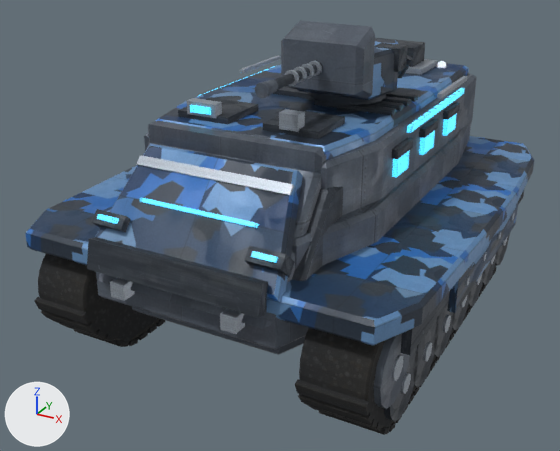
A saved change to the glTF model public/assets/units/drover-apc.glb.
The view is the same before and after, from a 50 mm camera at (3.86, -7.77, 4.69) aimed at (-0.18, -0.42, 1.02). Every picture has the same lights, and +X, +Y and +Z are marked at lower left. The first picture is the older version. Where no turn or scale is listed for an object, it has been applied to the vertices. Vertices at exactly the same position are counted once.

Script lines for the objects in view, before the commit:
```python
ob_bow_glow = bpy.data.objects.new('bow_glow', me_mesh_5)
ob_bow_glow.location = (0.0, -2.33, 1.91)
ob_road_wheel_0 = bpy.data.objects.new('road_wheel_0', me_mesh_1)
ob_road_wheel_0.location = (1.89, 1.86, 0.4)
ob_track_belt = bpy.data.objects.new('track_belt', me_mesh_0)
ob_track_belt.location = (1.56, 0.0, 0.0)
ob_track_guard = bpy.data.objects.new('track_guard', me_mesh_4)
ob_track_guard.location = (1.56, 0.0, 1.26)
# also in view: 'rear_drive' at (0.0, -0.07, 1.88); 'wheel_hub_0' at (0.0, 0.0, 1.7)
```
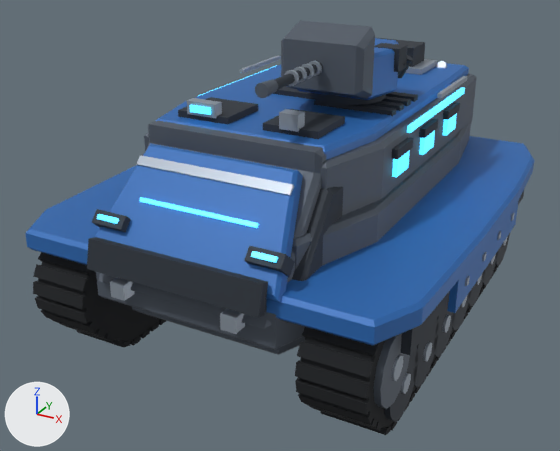
Edits to the bpy script that builds the scene:
```text
Change mat_teamcamo:
    remove # nodes: BsdfPrincipled, Mapping x2, Math, OutputMaterial, SeparateColor, TexImage x2, UVMap x2
    remove # uses the picture img_image_5
    remove # uses the picture img_image_6
    nodes: BsdfPrincipled, OutputMaterial
    colours: blue #2b6bb5
Change me_mesh_0:
    used by ob_track_belt; location = (1.56, 0.0, 0.0)
    remove me_mesh_0.from_pydata(...)  # 1216 vertices, 1928 faces; spans x -3.46..0.34, y -2.69..2.7, z -0.11..1.3
    add me_mesh_0.from_pydata(...)  # 1272 vertices, 1984 faces; spans x -3.46..0.34, y -2.69..2.7, z -0.1..1.3
    me_mesh_0 part 1: the loose piece of 8 vertices spanning x -0.34..0.34, y -2.69..-2.59, z 0.53..0.68 is turned -10.8 degrees about the x axis through its middle, then moved by (0.0, 0.0, 0.01)
    me_mesh_0 part 2: the loose piece of 8 vertices spanning x -3.46..-2.78, y -2.69..-2.59, z 0.53..0.68 is rebuilt with 8 vertices and now spans x -3.46..-2.78, y -2.68..-2.6, z 0.55..0.69
    me_mesh_0 part 3: 4 vertices moved within x -3.46..-2.78, y -2.52..-2.51, z 0.34..0.41; 222 vertices removed from x -3.46..-2.78, y -2.64..2.7, z -0.11..1.25; 250 vertices added at x -3.46..-2.78, y -2.69..2.7, z -0.1..1.29
    me_mesh_0 part 4: 4 vertices moved within x -0.34..0.34, y -2.52..-2.51, z 0.34..0.41; 222 vertices removed from x -0.34..0.34, y -2.64..2.7, z -0.11..1.25; 242 vertices added at x -0.34..0.34, y -2.63..2.7, z -0.1..1.29
    other edits to the shape of me_mesh_0 do not show in these pictures
Change me_mesh_4:
    where me_mesh_4.from_pydata(...)  # 160 vertices, 288 faces; spans x -3.78..0.66, y -2.7..2.76, z -0.46..1.86
    used by ob_track_guard; location = (1.56, 0.0, 1.26)
    me_mesh_4 part 5: texture (UV) coordinates changed
Change me_mesh_5:
    where me_mesh_5.from_pydata(...)  # 152 vertices, 228 faces; spans x -1.32..1.32, y -0.29..5.14, z -0.87..1.17
    used by ob_bow_glow; location = (0.0, -2.33, 1.91)
    me_mesh_5 part 6: texture (UV) coordinates changed
```

Location of each change, [x1, y1, x2, y2] in pixels of the pictures (560 x 451 px; the box of a moved part takes in the faces that stretch with it):
'track_guard', surface changed
    both: [26, 38, 534, 346]
'track_belt', reshaped
    before: [34, 254, 497, 435]
    after: [33, 252, 499, 435]
'bow_glow', surface changed
    both: [97, 66, 465, 263]
part 1 of me_mesh_0, moved or reshaped
    before: [295, 379, 370, 416]
    after: [295, 377, 370, 415]
part 2 of me_mesh_0, rebuilt
    before: [34, 297, 91, 325]
    after: [35, 295, 90, 324]
part 3 of me_mesh_0, moved or reshaped
    before: [38, 254, 165, 346]
    after: [33, 252, 166, 345]
part 4 of me_mesh_0, moved or reshaped
    before: [298, 265, 497, 432]
    after: [298, 265, 497, 430]
